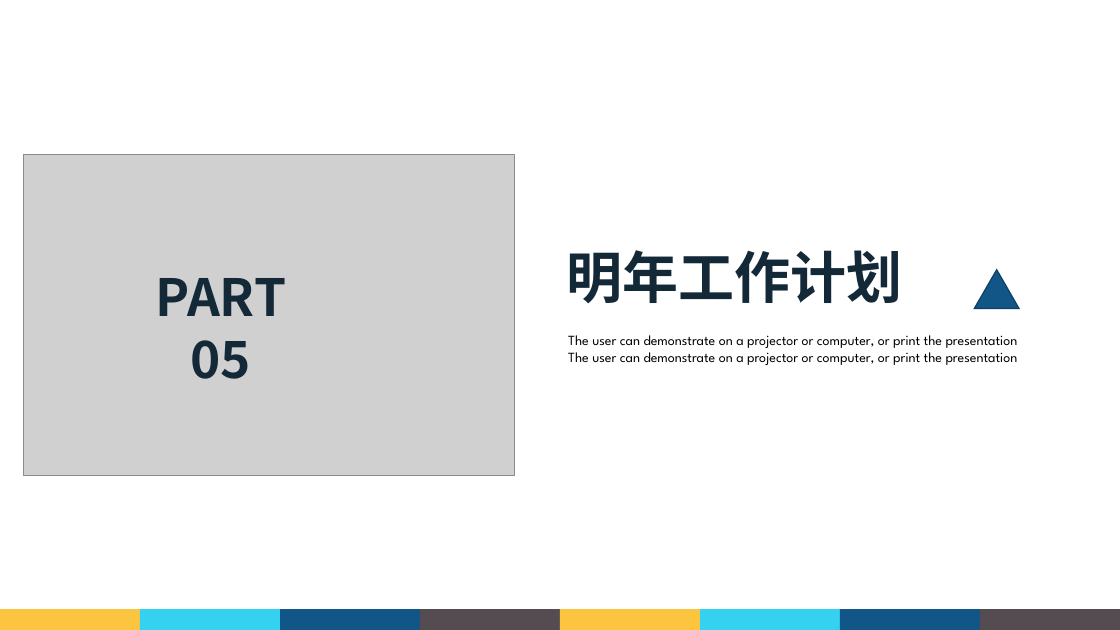
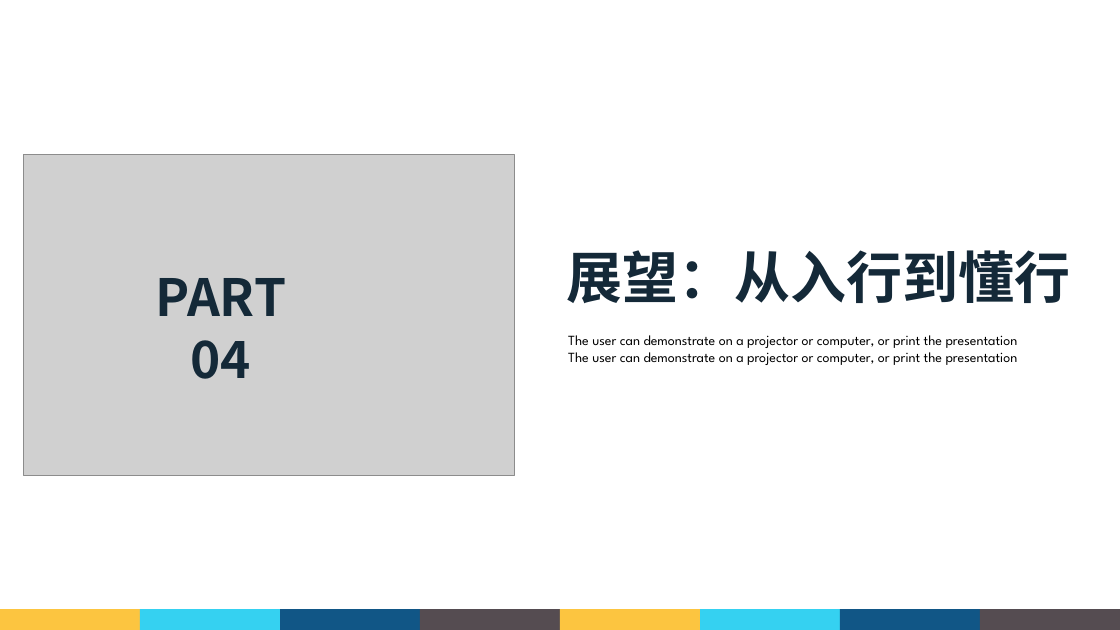
Before and after one commit to Cbh777/win_prj, a slide deck: slide 26 of FullhanWorkFile/转正答辩.pptx (slide 20 before the commit). Drawn at 1120x630 pixels with LibreOffice and Linux fonts; fonts in the diff are those of the drawing; grey boxes stand for pictures; background and template pictures are left out. Boxes give left, top, right and bottom in pixels: in the first picture for what was removed or moved away, otherwise in the second. Text is boxed around its words. In the diff, an @@ line names an element or a change of style, - is before the commit and + after.

```diff
--- a/FullhanWorkFile/转正答辩.pptx
+++ b/FullhanWorkFile/转正答辩.pptx
@@ text at box(567, 250, 1071, 303): text changed @@
-明年工作计划
+展望：从入行到懂行
@@ text at box(156, 278, 286, 379): text changed @@
-PART 05
+PART 04
@@ triangle removed at box(974, 270, 1030, 328) @@
```
Also in this commit, not shown: 8 other slides changed, 9 slides added, 4 slides removed.
